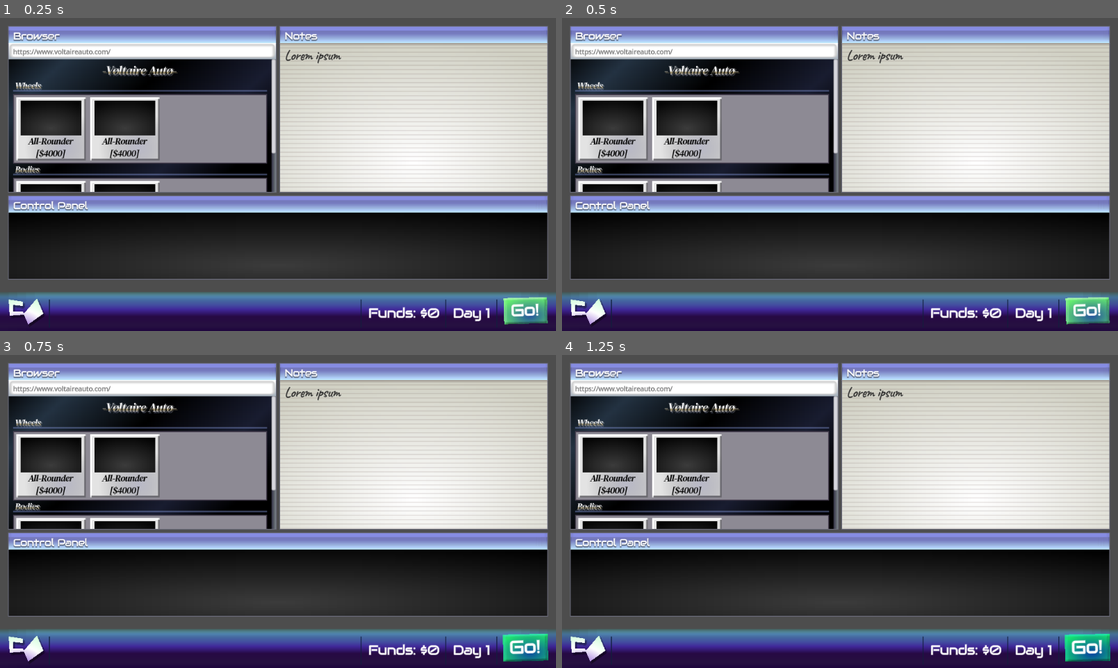
Above: before the commit, frames 1-4 (two rows, left to right).
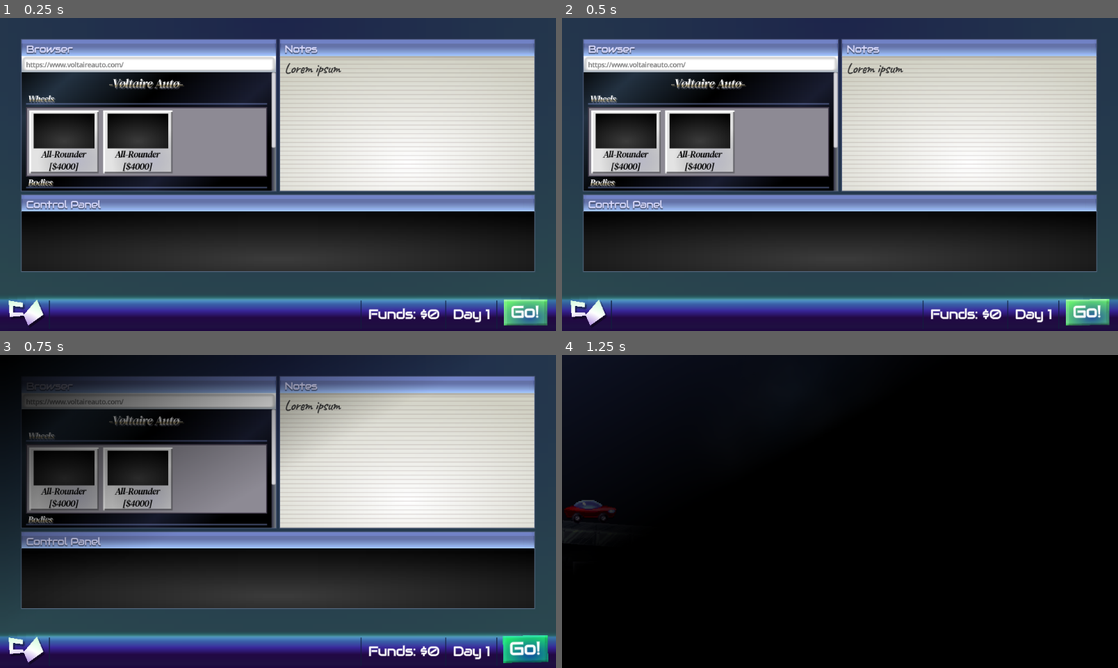
Above: after the commit, the same moments.

Repository: aloelucidity/Decay-Jam
Game: Godot game, scene res://menu/intermission.tscn
The game is run twice, just before and just after one commit, with the same random seed, the same clock (stepped at 60 frames per second) and the same inputs.
Inputs:
- Up to frame 1 (0.25 s): no input
- Up to frame 2 (0.5 s): no input
- Up to frame 3 (0.75 s): click "Go!" at 0.5 s
- Up to frame 4 (1.25 s): no input

The runs differ from the first frame. In frame 1, 45% of the frame differs, in the area x 0-100%, y 0-99%; in frame 2, 45%; in frame 3, 48%; in frame 4, 87%, in the area x 0-100%, y 0-100%.

Commit message:
transitions and more stuff i think good night

Diff:
--- a/default_bus_layout.tres
+++ b/default_bus_layout.tres
@@ -3,7 +3,7 @@
 [resource]
 bus/1/name = &"Music"
 bus/1/solo = false
-bus/1/mute = true
+bus/1/mute = false
 bus/1/bypass_fx = false
 bus/1/volume_db = 0.0
 bus/1/send = &"Master"
--- a/level/level.gd
+++ /dev/null
@@ -1,16 +0,0 @@
-extends Node2D
-
-
-@export var intermission_path: String
-@export var car: Car
-
-
-func end_run() -> void:
-	var earnings: int = calculate_earnings(car.money, car.multiplier)
-	Globals.money += earnings
-	Globals.day += 1
-	get_tree().change_scene_to_file(intermission_path)
-
-
-func calculate_earnings(money: int, multiplier: float) -> int:
-	return ceil(float(money) * (multiplier / 1000))
--- a/level/level.tscn
+++ b/level/level.tscn
@@ -1,7 +1,6 @@
-[gd_scene load_steps=76 format=3 uid="uid://8jvrirsicmsi"]
+[gd_scene load_steps=75 format=3 uid="uid://8jvrirsicmsi"]
 
 [ext_resource type="Script" uid="uid://vhv7qld0px1u" path="res://level/camera_2d.gd" id="1_ktfr2"]
-[ext_resource type="Script" uid="uid://dqhs7x6p66364" path="res://level/level.gd" id="1_l5lfc"]
 [ext_resource type="PackedScene" uid="uid://cktgqcvf538ar" path="res://car/car.tscn" id="2_44x8d"]
 [ext_resource type="Shader" path="res://misc/shaders/sparkle.gdshader" id="2_ifo17"]
 [ext_resource type="Script" uid="uid://3ytb6gp6nt3p" path="res://level/canvas_modulate.gd" id="3_ivpvi"]
@@ -32,10 +31,10 @@
 [ext_resource type="Shader" uid="uid://ci1hlij182ng7" path="res://misc/shaders/speedometer.gdshader" id="16_xl7j7"]
 [ext_resource type="Script" uid="uid://bphhj410lh7hn" path="res://level/ui/hud/speedometer.gd" id="17_o0wo3"]
 [ext_resource type="Script" uid="uid://ditveu3nkc1ki" path="res://level/ui/results/results.gd" id="19_h74y2"]
-[ext_resource type="Shader" path="res://misc/shaders/blur.gdshader" id="19_ml0fe"]
+[ext_resource type="Shader" uid="uid://bera2ur1wxksh" path="res://misc/shaders/blur.gdshader" id="19_ml0fe"]
 [ext_resource type="Script" uid="uid://ipbqkmnpi3as" path="res://level/ui/results/any_key.gd" id="22_lsj08"]
 [ext_resource type="Script" uid="uid://bf11s3pkf4aas" path="res://level/ui/results/counter.gd" id="23_u5n7q"]
-[ext_resource type="Script" uid="uid://kfcw7fd1gaaf" path="res://level/sum.gd" id="24_qslh7"]
+[ext_resource type="Script" uid="uid://kfcw7fd1gaaf" path="res://level/ui/results/sum.gd" id="24_qslh7"]
 
 [sub_resource type="FastNoiseLite" id="FastNoiseLite_q4dhf"]
 
@@ -521,10 +520,7 @@
 stream_5/stream = ExtResource("11_m5ivw")
 stream_5/volume = -60.0
 
-[node name="Level" type="Node2D" node_paths=PackedStringArray("car")]
-script = ExtResource("1_l5lfc")
-intermission_path = "res://menu/intermission.tscn"
-car = NodePath("Car")
+[node name="Level" type="Node2D"]
 
 [node name="CanvasLayer" type="CanvasLayer" parent="."]
 layer = -256
@@ -933,6 +929,7 @@
 mouse_filter = 2
 theme = ExtResource("7_tv7ir")
 script = ExtResource("19_h74y2")
+intermission_path = "res://menu/intermission.tscn"
 car = NodePath("../../Car")
 counters = [NodePath("CenterContainer/PanelContainer/MarginContainer/VBoxContainer/FragmentsCount"), NodePath("CenterCo …(239 unchanged characters)…
 
--- a/level/scenes/coin/coin.gd
+++ b/level/scenes/coin/coin.gd
@@ -3,10 +3,12 @@
 
 var car: Car
 
+@onready var animation_player: AnimationPlayer = $AnimationPlayer
 @onready var sprite: AnimatedSprite2D = %Sprite
 @export var stream: AudioStream
 @export var magnet_speed: float = 1.5
 @export var money_amount: int = 1
+var collected: bool
 
 
 func _ready() -> void:
@@ -14,7 +16,7 @@
 
 
 func body_entered(body: Node2D) -> void:
-	if body is Car:
+	if body is Car and not collected:
 		car = body
 
 
@@ -31,4 +33,6 @@
 func collect_body_entered(body: Node2D) -> void:
 	if body is Car:
 		body.collect_coin(money_amount, stream)
-		queue_free()
+		animation_player.play("collect")
+		collected = true
+		car = null
--- a/level/scenes/coin/coin.tscn
+++ b/level/scenes/coin/coin.tscn
@@ -1,12 +1,109 @@
-[gd_scene load_steps=13 format=3 uid="uid://degh58bttmqng"]
+[gd_scene load_steps=16 format=3 uid="uid://degh58bttmqng"]
 
 [ext_resource type="Script" uid="uid://dnttt3ps0y8vm" path="res://level/scenes/coin/coin.gd" id="1_5ok3k"]
 [ext_resource type="AudioStream" uid="uid://cab45qb3hqlyp" path="res://level/scenes/coin/sound.wav" id="2_qqpdq"]
 [ext_resource type="Texture2D" uid="uid://dkd24yc2bfshr" path="res://level/scenes/coin/texture.png" id="3_8wkp1"]
 [ext_resource type="Shader" uid="uid://cyy1ne38ior0e" path="res://misc/shaders/glow.gdshader" id="3_mea4w"]
 
-[sub_resource type="CircleShape2D" id="CircleShape2D_xjwop"]
-radius = 32.0
+[sub_resource type="Animation" id="Animation_mea4w"]
+resource_name = "collect"
+length = 0.4
+step = 0.05
+tracks/0/type = "value"
+tracks/0/imported = false
+tracks/0/enabled = true
+tracks/0/path = NodePath("Sprite:scale")
+tracks/0/interp = 1
+tracks/0/loop_wrap = true
+tracks/0/keys = {
+"times": PackedFloat32Array(0, 0.049999997, 0.4),
+"transitions": PackedFloat32Array(2, 0.5, 1),
+"update": 0,
+"values": [Vector2(1, 1), Vector2(1.25, 1.25), Vector2(0.9, 0.9)]
+}
+tracks/1/type = "value"
+tracks/1/imported = false
+tracks/1/enabled = true
+tracks/1/path = NodePath("Sprite:position")
+tracks/1/interp = 1
+tracks/1/loop_wrap = true
+tracks/1/keys = {
+"times": PackedFloat32Array(0, 0.15, 0.4),
+"transitions": PackedFloat32Array(0.5, 2, 1),
+"update": 0,
+"values": [Vector2(0, 0), Vector2(0, -6), Vector2(0, 6)]
+}
+tracks/2/type = "value"
+tracks/2/imported = false
+tracks/2/enabled = true
+tracks/2/path = NodePath("Sprite:modulate")
+tracks/2/interp = 1
+tracks/2/loop_wrap = true
+tracks/2/keys = {
+"times": PackedFloat32Array(0, 0.4),
+"transitions": PackedFloat32Array(1, 1),
+"update": 0,
+"values": [Color(1.8247963, 1.8247963, 1.8247963, 1), Color(0.5019608, 0, 1, 0)]
+}
+tracks/3/type = "method"
+tracks/3/imported = false
+tracks/3/enabled = true
+tracks/3/path = NodePath(".")
+tracks/3/interp = 1
+tracks/3/loop_wrap = true
+tracks/3/keys = {
+"times": PackedFloat32Array(0.4),
+"transitions": PackedFloat32Array(1),
+"values": [{
+"args": [],
+"method": &"queue_free"
+}]
+}
+
+[sub_resource type="Animation" id="Animation_frknv"]
+length = 0.001
+tracks/0/type = "value"
+tracks/0/imported = false
+tracks/0/enabled = true
+tracks/0/path = NodePath("Sprite:scale")
+tracks/0/interp = 1
+tracks/0/loop_wrap = true
+tracks/0/keys = {
+"times": PackedFloat32Array(0),
+"transitions": PackedFloat32Array(1),
+"update": 0,
+"values": [Vector2(1, 1)]
+}
+tracks/1/type = "value"
+tracks/1/imported = false
+tracks/1/enabled = true
+tracks/1/path = NodePath("Sprite:position")
+tracks/1/interp = 1
+tracks/1/loop_wrap = true
+tracks/1/keys = {
+"times": PackedFloat32Array(0),
+"transitions": PackedFloat32Array(1),
+"update": 0,
+"values": [Vector2(0, 0)]
+}
+tracks/2/type = "value"
+tracks/2/imported = false
+tracks/2/enabled = true
+tracks/2/path = NodePath("Sprite:modulate")
+tracks/2/interp = 1
+tracks/2/loop_wrap = true
+tracks/2/keys = {
+"times": PackedFloat32Array(0),
+"transitions": PackedFloat32Array(1),
+"update": 0,
+"values": [Color(1, 1, 1, 1)]
+}
+
+[sub_resource type="AnimationLibrary" id="AnimationLibrary_dhyat"]
+_data = {
+&"RESET": SubResource("Animation_frknv"),
+&"collect": SubResource("Animation_mea4w")
+}
 
 [sub_resource type="ShaderMaterial" id="ShaderMaterial_frknv"]
 shader = ExtResource("3_mea4w")
@@ -51,6 +148,9 @@
 "speed": 12.0
 }]
 
+[sub_resource type="CircleShape2D" id="CircleShape2D_xjwop"]
+radius = 32.0
+
 [sub_resource type="CircleShape2D" id="CircleShape2D_r7gjq"]
 radius = 8.0
 
@@ -60,14 +160,20 @@
 script = ExtResource("1_5ok3k")
 stream = ExtResource("2_qqpdq")
 
-[node name="CollisionShape2D" type="CollisionShape2D" parent="."]
-shape = SubResource("CircleShape2D_xjwop")
+[node name="AnimationPlayer" type="AnimationPlayer" parent="."]
+libraries = {
+&"": SubResource("AnimationLibrary_dhyat")
+}
 
 [node name="Sprite" type="AnimatedSprite2D" parent="."]
 unique_name_in_owner = true
 material = SubResource("ShaderMaterial_frknv")
 sprite_frames = SubResource("SpriteFrames_mea4w")
 frame_progress = 0.29339442
+
+[node name="CollisionShape2D" type="CollisionShape2D" parent="."]
+position = Vector2(-5, 2)
+shape = SubResource("CircleShape2D_xjwop")
 
 [node name="CollectArea" type="Area2D" parent="."]
 monitorable = false
--- a/level/ui/results/counter.gd
+++ b/level/ui/results/counter.gd
@@ -53,3 +53,12 @@
 	value.text = value_template % str(
 		ceili(display_value) if display_snap == 1 else snapped(display_value, display_snap)
 	)
+
+
+func force_complete() -> void:
+	is_tallying = false
+	display_value = target_value
+	value.text = value_template % str(
+		ceili(display_value) if display_snap == 1 else snapped(display_value, display_snap)
+	)
+	animation_player.play("transition", -1, INF)
--- a/level/ui/results/results.gd
+++ b/level/ui/results/results.gd
@@ -6,19 +6,37 @@
 @onready var results_label: Label = %ResultsLabel
 @onready var sum: Label = %Sum
 
+@export var intermission_path: String
 @export var car: Car
 @export var counters: Array[Counter]
 
 
 var mix_amount: float = 0.0
 var run_ended: bool
+var run_end_buffer: float = 0.5
+var transitioning: bool
+
+@export var tallying_time: float = 0.75
+var tallying_index: int
+var tallying_timer: float
 
 
 func _physics_process(delta: float) -> void:
-	if run_ended: return
-	var target_mix: float = 1 - car.end_timer / car.end_time_threshold
-	mix_amount = lerp(mix_amount, target_mix, delta * 8)
-	blur.material.set_shader_parameter("mix_amount", mix_amount)
+	if run_ended:
+		run_end_buffer -= delta
+		if tallying_index <= counters.size():
+			tallying_timer -= delta
+			if tallying_timer <= 0:
+				if tallying_index < counters.size():
+					counters[tallying_index].tally_results()
+				else:
+					sum.sum_results()
+				tallying_index += 1
+				tallying_timer = tallying_time
+	else:
+		var target_mix: float = 1 - car.end_timer / car.end_time_threshold
+		mix_amount = lerp(mix_amount, target_mix, delta * 8)
+		blur.material.set_shader_parameter("mix_amount", mix_amount)
 
 
 func end_run() -> void:
@@ -27,13 +45,24 @@
 	blur.material.set_shader_parameter("mix_amount", 1.0)
 	animation_player.play("transition")
 	get_tree().paused = true
-
 	results_label.text = results_label.text % Globals.day
-	tally_results()
 
 
-func tally_results() -> void:
-	for counter in counters:
-		counter.tally_results()
-		await get_tree().create_timer(0.5).timeout
-	sum.sum_results()
+func _input(event: InputEvent) -> void:
+	if not run_ended: return
+	if transitioning: return
+	if not event is InputEventKey or not event.is_pressed(): return
+
+	if tallying_index > counters.size() and sum.is_calculated:
+		transitioning = true
+		Globals.money += sum.total_earnings
+		Globals.day += 1
+		Transitions.change_scene_to(intermission_path)
+	elif run_end_buffer <= 0:
+		animation_player.play("transition", -1, INF)
+		tallying_index = counters.size() + 1
+		for counter in counters:
+			counter.tally_results()
+			counter.force_complete()
+		sum.sum_results()
+		sum.force_complete()
--- a/level/sum.gd
+++ b/level/ui/results/sum.gd
@@ -14,6 +14,7 @@
 var total_earnings: int
 
 var tallying_index: int = 0
+var is_calculated: bool
 
 signal sum_calculated
 
@@ -47,6 +48,7 @@
 			display_earnings = lerp(display_earnings, float(total_earnings), delta * lerp_speed)
 			if ceili(display_earnings) == total_earnings:
 				tallying_index = 0
+				is_calculated = true
 				emit_signal("sum_calculated")
 
 	text = text_template % [
@@ -54,3 +56,18 @@
 		str(snapped(display_mult, 0.01)),
 		str(ceili(display_earnings))
 	]
+
+
+func force_complete() -> void:
+	display_money = total_money
+	display_mult = total_mult
+	display_earnings = total_earnings
+	text = text_template % [
+		str(ceili(total_money)),
+		str(snapped(total_mult, 0.01)),
+		str(ceili(total_earnings))
+	]
+
+	tallying_index = 0
+	is_calculated = true
+	emit_signal("sum_calculated")
--- a/menu/intermission.gd
+++ b/menu/intermission.gd
@@ -1,6 +1,7 @@
 extends Control
 
 
+@onready var mouse_blocker: Control = %MouseBlocker
 @export var level_path: String
 
 
@@ -23,4 +24,5 @@
 
 
 func start_run() -> void:
-	get_tree().change_scene_to_file(level_path)
+	mouse_blocker.show()
+	Transitions.change_scene_to(level_path)
--- a/menu/intermission.tscn
+++ b/menu/intermission.tscn
@@ -11,7 +11,15 @@
 [ext_resource type="Script" uid="uid://bncqom6jaso7k" path="res://level/ui/hud/animated_button.gd" id="8_yxe8q"]
 [ext_resource type="FontFile" uid="uid://rdoycvm5ybmi" path="res://misc/fonts/Caveat-VariableFont_wght.ttf" id="9_lmtue"]
 
-[sub_resource type="ShaderMaterial" id="ShaderMaterial_3ff7d"]
+[sub_resource type="Gradient" id="Gradient_lymqm"]
+colors = PackedColorArray(0.115499996, 0.19757497, 0.35, 1, 0.1672, 0.38, 0.36936, 1)
+
+[sub_resource type="GradientTexture2D" id="GradientTexture2D_ex5vy"]
+gradient = SubResource("Gradient_lymqm")
+fill = 1
+fill_from = Vector2(0.5, 0)
+fill_to = Vector2(0.5, 1)
+metadata/_snap_enabled = true
 
 [sub_resource type="Gradient" id="Gradient_amxgp"]
 offsets = PackedFloat32Array(0, 0.2, 0.5, 0.8, 1)
@@ -175,7 +183,7 @@
 shader_parameter/sample_count = 9
 
 [sub_resource type="Gradient" id="Gradient_3ff7d"]
-offsets = PackedFloat32Array(0, 0.3, 0.5, 0.85, 1)
+offsets = PackedFloat32Array(0, 0.3, 0.5, 0.8, 0.85)
 colors = PackedColorArray(0.10799995, 0, 0.24, 0.7529412, 0.13, 0, 0.26, 0.8784314, 0.20702502, 0.08449999, 0.65, 0.7529412, 0.1411, 0.49703166, 0.83, 0.3764706, 0, 0.52156866, 0.50980395, 0)
 metadata/_snap_enabled = true
 metadata/_snap_count = 20
@@ -231,39 +239,42 @@
 
 [node name="Intermission" type="Control"]
 layout_mode = 3
-anchors_preset = 0
-offset_right = 512.0
-offset_bottom = 288.0
+anchors_preset = 15
+anchor_right = 1.0
+anchor_bottom = 1.0
+grow_horizontal = 2
+grow_vertical = 2
 theme = ExtResource("1_3ff7d")
 script = ExtResource("1_8m4c8")
 level_path = "res://level/level.tscn"
 
-[node name="Wallpaper" type="ColorRect" parent="."]
-visible = false
-material = SubResource("ShaderMaterial_3ff7d")
-layout_mode = 1
-anchors_preset = 15
-anchor_right = 1.0
-anchor_bottom = 1.0
-grow_horizontal = 2
-grow_vertical = 2
-color = Color(0.55200005, 0.62560004, 0.92, 1)
+[node name="Wallpaper" type="TextureRect" parent="."]
+modulate = Color(1, 0.74, 0.8396666, 1)
+layout_mode = 1
+anchors_preset = 15
+anchor_right = 1.0
+anchor_bottom = 1.0
+grow_horizontal = 2
+grow_vertical = 2
+texture = SubResource("GradientTexture2D_ex5vy")
 
 [node name="VBoxContainer" type="VBoxContainer" parent="."]
 layout_mode = 1
-anchors_preset = 15
-anchor_right = 1.0
-anchor_bottom = 1.0
-grow_horizontal = 2
-grow_vertical = 2
+anchors_preset = -1
+anchor_right = 1.0
+anchor_bottom = 1.0
+offset_bottom = 1.0
+grow_horizontal = 2
+grow_vertical = 2
+theme_override_constants/separation = 0
 
 [node name="MarginContainer" type="MarginContainer" parent="VBoxContainer"]
 layout_mode = 2
 size_flags_vertical = 3
-theme_override_constants/margin_left = 8
-theme_override_constants/margin_top = 8
-theme_override_constants/margin_right = 8
-theme_override_constants/margin_bottom = 8
+theme_override_constants/margin_left = 20
+theme_override_constants/margin_top = 20
+theme_override_constants/margin_right = 20
+theme_override_constants/margin_bottom = 20
 
 [node name="HBoxContainer" type="HBoxContainer" parent="VBoxContainer/MarginContainer"]
 visible = false
@@ -893,6 +904,18 @@
 horizontal_alignment = 1
 vertical_alignment = 1
 
+[node name="MouseBlocker" type="Control" parent="."]
+unique_name_in_owner = true
+visible = false
+layout_mode = 1
+anchors_preset = 15
+anchor_right = 1.0
+anchor_bottom = 1.0
+grow_horizontal = 2
+grow_vertical = 2
+
+[connection signal="pressed" from="VBoxContainer/Taskbar/MarginContainer/HBoxContainer/MarginContainer/Button" to="." method="start_run"]
+
 [editable path="VBoxContainer/MarginContainer/VBoxContainer/HBoxContainer/Shop"]
 [editable path="VBoxContainer/MarginContainer/VBoxContainer/HBoxContainer/Notes"]
 [editable path="VBoxContainer/MarginContainer/VBoxContainer/Abilities"]
--- a/menu/window.tscn
+++ b/menu/window.tscn
@@ -14,7 +14,7 @@
 shader_parameter/sample_count = 9
 
 [sub_resource type="Gradient" id="Gradient_ne1tf"]
-colors = PackedColorArray(0.78, 0.95966667, 1, 1, 0.2816, 0.3054933, 0.64, 0.7529412)
+colors = PackedColorArray(0.66999996, 0.824, 1, 1, 0.1961, 0.26288003, 0.53, 0.7529412)
 
 [sub_resource type="GradientTexture2D" id="GradientTexture2D_amxgp"]
 gradient = SubResource("Gradient_ne1tf")
@@ -75,8 +75,11 @@
 
 [node name="Title" type="Label" parent="Titlebar/MarginContainer"]
 layout_mode = 2
+theme_override_colors/font_color = Color(0.86, 0.86233336, 1, 1)
 theme_override_colors/font_shadow_color = Color(0, 0, 0, 0.2509804)
+theme_override_constants/shadow_offset_x = 0
 theme_override_constants/shadow_offset_y = 1
+theme_override_constants/shadow_outline_size = 3
 text = "Window"
 
 [node name="Panel" type="PanelContainer" parent="."]
--- a/misc/shaders/glow.gdshader
+++ b/misc/shaders/glow.gdshader
@@ -5,6 +5,13 @@
 uniform float width : hint_range(0.0, 32.0) = 1.0;
 uniform vec4 outline_color : source_color = vec4(0.0, 0.0, 0.0, 1.0);
 uniform int pixel_size : hint_range(1, 10) = 4;
+
+// Workaround to make modulate work again.
+varying vec4 modulate;
+
+void vertex() {
+	modulate = COLOR;
+}
 
 void fragment()
 {
@@ -14,7 +21,7 @@
     vec4 pixel_color = texture(TEXTURE, UV);
 
     if (pixel_color.a > 0.0) {
-        COLOR = pixel_color;
+        COLOR = modulate * pixel_color;
     }
 	else {
 	    vec4 final_outline_color = outline_color;
@@ -48,7 +55,7 @@
 	    }
 	    if (final_outline_color.a > 0.0) {
 	        final_outline_color.a = min(final_outline_color.a, 1.0);
-	        COLOR = final_outline_color;
+	        COLOR = modulate * final_outline_color;
 	    } else {
 	        COLOR = vec4(0.0);
 	    }
--- /dev/null
+++ b/misc/transitions.gd
@@ -0,0 +1,12 @@
+extends CanvasLayer
+
+
+@onready var animation_player: AnimationPlayer = %AnimationPlayer
+
+
+func change_scene_to(path: String) -> void:
+	animation_player.play("transition_in")
+	await animation_player.animation_finished
+	get_tree().change_scene_to_file(path)
+	get_tree().paused = false
+	animation_player.play("transition_out")
--- /dev/null
+++ b/misc/transitions.tscn
@@ -0,0 +1,125 @@
+[gd_scene load_steps=8 format=3 uid="uid://d0gsijp2idj3u"]
+
+[ext_resource type="Script" uid="uid://df6yy8pt8gy1n" path="res://misc/transitions.gd" id="1_3m706"]
+
+[sub_resource type="Gradient" id="Gradient_kkypt"]
+offsets = PackedFloat32Array(1, 1)
+colors = PackedColorArray(0, 0, 0, 0, 0, 0, 0, 1)
+
+[sub_resource type="GradientTexture2D" id="GradientTexture2D_3m706"]
+gradient = SubResource("Gradient_kkypt")
+fill_from = Vector2(1, 1)
+fill_to = Vector2(0, 0)
+metadata/_snap_enabled = true
+
+[sub_resource type="Animation" id="Animation_i652x"]
+length = 0.001
+tracks/0/type = "value"
+tracks/0/imported = false
+tracks/0/enabled = true
+tracks/0/path = NodePath("TextureRect:texture:gradient:offsets")
+tracks/0/interp = 1
+tracks/0/loop_wrap = true
+tracks/0/keys = {
+"times": PackedFloat32Array(0),
+"transitions": PackedFloat32Array(1),
+"update": 0,
+"values": [PackedFloat32Array(1, 1)]
+}
+tracks/1/type = "value"
+tracks/1/imported = false
+tracks/1/enabled = true
+tracks/1/path = NodePath("TextureRect:texture:gradient:colors")
+tracks/1/interp = 1
+tracks/1/loop_wrap = true
+tracks/1/keys = {
+"times": PackedFloat32Array(0),
+"transitions": PackedFloat32Array(1),
+"update": 0,
+"values": [PackedColorArray(0, 0, 0, 0, 0, 0, 0, 1)]
+}
+
+[sub_resource type="Animation" id="Animation_76vgt"]
+resource_name = "transition_in"
+length = 0.5
+step = 0.05
+tracks/0/type = "value"
+tracks/0/imported = false
+tracks/0/enabled = true
+tracks/0/path = NodePath("TextureRect:texture:gradient:offsets")
+tracks/0/interp = 1
+tracks/0/loop_wrap = true
+tracks/0/keys = {
+"times": PackedFloat32Array(0, 0.25, 0.5),
+"transitions": PackedFloat32Array(2, 0.5, 1),
+"update": 0,
+"values": [PackedFloat32Array(1, 1), PackedFloat32Array(0, 1), PackedFloat32Array(-0.1, 0)]
+}
+tracks/1/type = "value"
+tracks/1/imported = false
+tracks/1/enabled = true
+tracks/1/path = NodePath("TextureRect:texture:gradient:colors")
+tracks/1/interp = 1
+tracks/1/loop_wrap = true
+tracks/1/keys = {
+"times": PackedFloat32Array(0),
+"transitions": PackedFloat32Array(1),
+"update": 0,
+"values": [PackedColorArray(0, 0, 0, 0, 0, 0, 0, 1)]
+}
+
+[sub_resource type="Animation" id="Animation_kkypt"]
+resource_name = "transition_out"
+length = 0.5
+step = 0.05
+tracks/0/type = "value"
+tracks/0/imported = false
+tracks/0/enabled = true
+tracks/0/path = NodePath("TextureRect:texture:gradient:offsets")
+tracks/0/interp = 1
+tracks/0/loop_wrap = true
+tracks/0/keys = {
+"times": PackedFloat32Array(0, 0.25, 0.5),
+"transitions": PackedFloat32Array(2, 0.5, 1),
+"update": 0,
+"values": [PackedFloat32Array(1, 1), PackedFloat32Array(0, 1), PackedFloat32Array(-0.1, 0)]
+}
+tracks/1/type = "value"
+tracks/1/imported = false
+tracks/1/enabled = true
+tracks/1/path = NodePath("TextureRect:texture:gradient:colors")
+tracks/1/interp = 1
+tracks/1/loop_wrap = true
+tracks/1/keys = {
+"times": PackedFloat32Array(0),
+"transitions": PackedFloat32Array(1),
+"update": 0,
+"values": [PackedColorArray(0, 0, 0, 1, 0, 0, 0, 0)]
+}
+
+[sub_resource type="AnimationLibrary" id="AnimationLibrary_d4lrx"]
+_data = {
+&"RESET": SubResource("Animation_i652x"),
+&"transition_in": SubResource("Animation_76vgt"),
+&"transition_out": SubResource("Animation_kkypt")
+}
+
+[node name="Transitions" type="CanvasLayer"]
+process_mode = 3
+layer = 255
+script = ExtResource("1_3m706")
+
+[node name="TextureRect" type="TextureRect" parent="."]
+anchors_preset = 15
+anchor_right = 1.0
+anchor_bottom = 1.0
+grow_horizontal = 2
+grow_vertical = 2
+mouse_filter = 2
+texture = SubResource("GradientTexture2D_3m706")
+
+[node name="AnimationPlayer" type="AnimationPlayer" parent="."]
+unique_name_in_owner = true
+libraries = {
+&"": SubResource("AnimationLibrary_d4lrx")
+}
--- a/project.godot
+++ b/project.godot
@@ -18,6 +18,7 @@
 [autoload]
 
 Globals="*res://misc/globals.gd"
+Transitions="*res://misc/transitions.tscn"
 
 [display]
 
Binary file changed: level/graphics/outer_platform.png
Not shown, removed: level/level.gd.uid
Renamed: level/sum.gd.uid -> level/ui/results/sum.gd.uid
Not shown: 1 places in menu/intermission.tscn that only renumber resources
Not shown, added: misc/transitions.gd.uid
